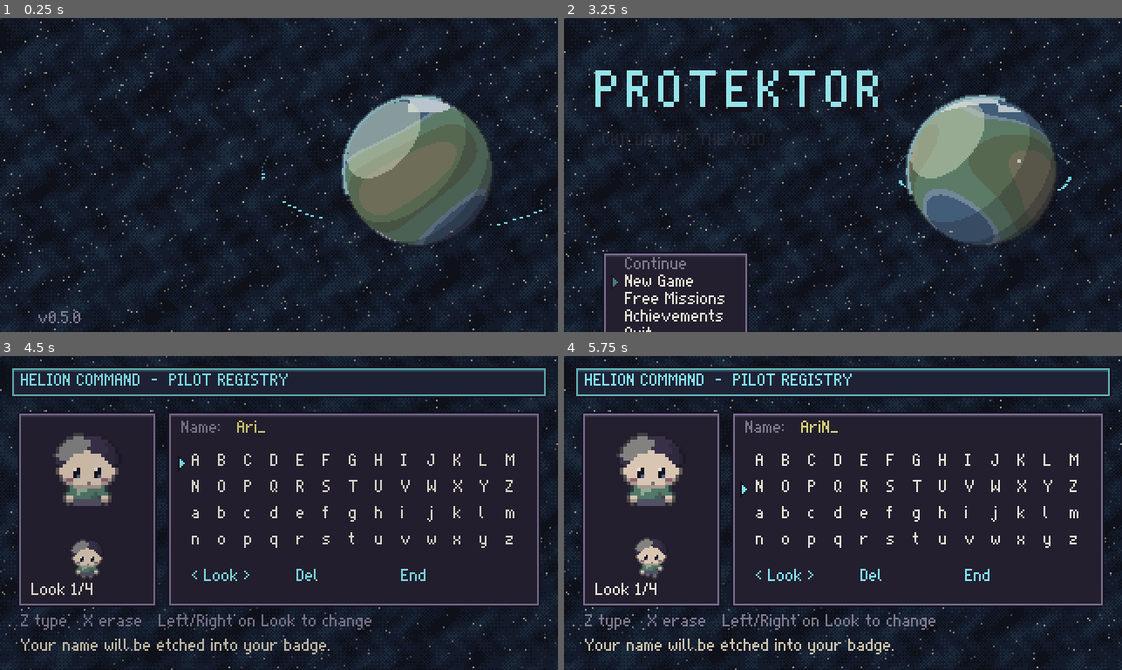
Above: before the commit, frames 1-4 (two rows, left to right).
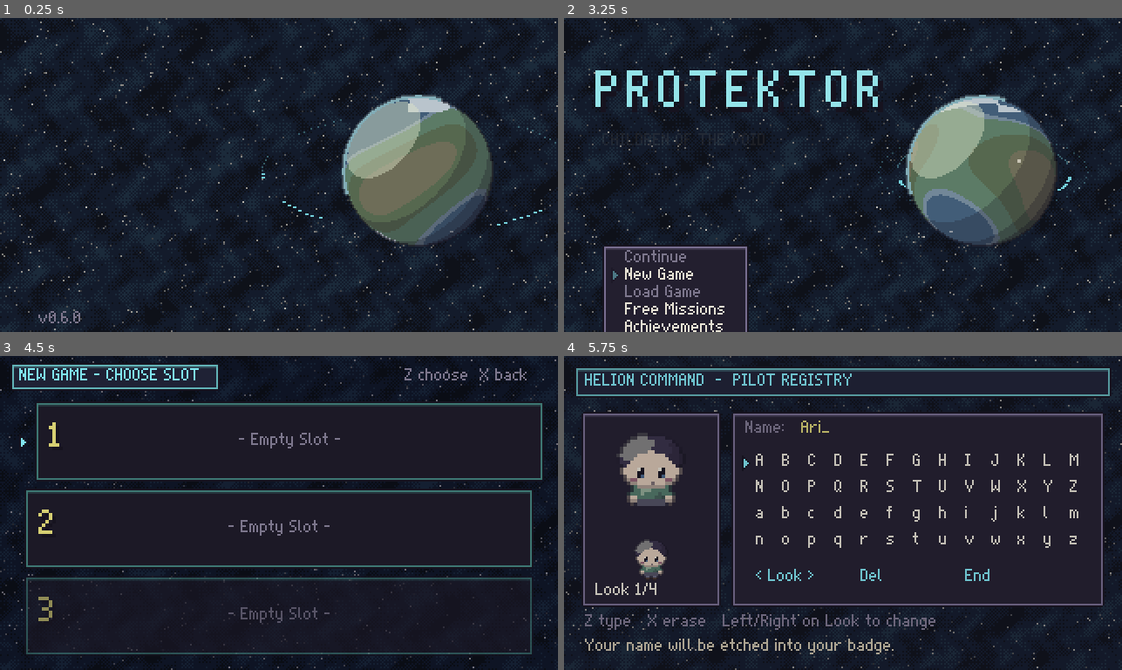
Above: after the commit, the same moments.

Repository: rodriguezric/protektor-jrpg
Game: Godot game, scene res://scenes/main.tscn
Two runs of this game, one before a commit and one after it. Both use one fixed random seed, a clock stepped at 60 frames per second and the inputs below.
Inputs (mouse positions are in pixels of both pictures, inside the frame that each line leads up to):
- Up to frame 1 (0.25 s): no input
- Up to frame 2 (3.25 s): tap Enter at 0.5 s; move the mouse to (965, 159) at 0.52 s; hold Right (right) 0.53-1.25 s; hold Z (accept) 0.53-1.25 s; click (965, 159) at 0.67 s; tap Space at 0.77 s; tap Shift (run) at 0.8, 2.3 s; drag from (731, 190) to (815, 237) at 1.27 s; move the mouse to (898, 105) at 2.02 s; hold Right (right) 2.03-2.75 s; hold Z (accept) 2.03-2.75 s; drag from (815, 237) to (675, 127) at 2.77 s
- Up to frame 3 (4.5 s): move the mouse to (446, 560) at 3.52 s; hold Left (left) 3.53-4.25 s; hold Shift (run) 3.53-4.25 s; tap Enter at 3.6 s; tap Space at 3.77 s; tap X (cancel) at 4.15 s; drag from (111, 465) to (195, 434) at 4.27 s
- Up to frame 4 (5.75 s): move the mouse to (870, 513) at 5.02 s; hold Down (down) from 5.03 s (still down); hold Shift (run) from 5.03 s (still down); tap J at 5.1 s; click (870, 513) at 5.17 s

The runs differ from the first frame. In frame 1, less than 0.1% of the frame differs, in the area x 10-13%, y 93-97%; in frame 2, 2.0%; in frame 3, 17%, in the area x 0-100%, y 1-100%; in frame 4, 5.0%.

Commit message:
feature_save_slots

Diff:
--- a/project.godot
+++ b/project.godot
@@ -4,7 +4,7 @@
 [application]
 
 config/name="Protektor: Children of the Void"
-config/version="0.5.0"
+config/version="0.6.0"
 run/main_scene="res://scenes/main.tscn"
 config/features=PackedStringArray("4.6")
 run/flush_stdout_on_print=true
--- a/scripts/game.gd
+++ b/scripts/game.gd
@@ -2,7 +2,11 @@
 ## Game state autoload: the pilot, story choices and Protektor's progression rules
 ## (ported from MissionProgress: unlocks, relationships, Midas, endings).
 
-const SAVE_PATH := "user://protektor_jrpg_save.json"
+## Three save slots hold playthroughs; the profile holds what carries over
+## between them (planet unlocks, Protektor upgrades, Free Missions, endings).
+const SLOTS := 3
+const LEGACY_SAVE_PATH := "user://protektor_jrpg_save.json"
+const PROFILE_PATH := "user://protektor_profile.json"
 const PILOTS := ["hiro", "pala", "midas"]
 const LEVELS := 3
 const FAILURE_ENDING_COUNT := 3
@@ -18,6 +22,9 @@
 var games_completed := 0
 var history: Array = []
 var chapter := "prologue"
+var slot := 1
+## Carried between playthroughs. story.upgrades/specials/weapons point into it.
+var profile := {}
 var rng := RandomNumberGenerator.new()
 ## Set by ./run_mission: nothing is written to the save file.
 var testing := false
@@ -29,6 +36,8 @@
 
 func _ready() -> void:
 	rng.randomize()
+	_migrate_legacy_save()
+	load_profile()
 	new_game()
 	load_achievements()
 
@@ -41,11 +50,32 @@
 		"missions_failed": 0, "home_unavailable": false, "pala_unavailable": false, "pala_escape_chosen": false,
 		"story_ending_requested": false, "interval_used": false, "interval_count": 0, "last_mission": "",
 		"terminal_seen": false, "deployments": 0,
-		"credits": 0, "upgrades": {"cooldown": 0, "armor": 0}, "medicine": 0,
-		"specials": [], "weapons": ["basic"], "weapon": "basic", "training": {"block": 0, "shoot": 0, "combo": 0},
+		"credits": 0, "medicine": 0, "training": {"block": 0, "shoot": 0, "combo": 0},
+		"stripped": false, "bought": false,
 	}
 	chapter = "prologue"
-	unlocked = ["terra_virex"]
+	_link_profile()
+
+
+func _link_profile() -> void:
+	## Upgrades live in the profile; the story just points at them, so a
+	## purchase in any playthrough carries into the next.
+	if profile.is_empty():
+		profile = _default_profile()
+	story.upgrades = profile.upgrades
+	story.specials = profile.specials
+	story.weapons = profile.weapons
+	story.weapon = profile.weapon
+	unlocked = profile.unlocked
+	seen = profile.unlocked
+	arcade = profile.arcade
+	history = profile.history
+	games_completed = int(profile.games_completed)
+
+
+func _default_profile() -> Dictionary:
+	return {"unlocked": ["terra_virex"], "upgrades": {"cooldown": 0, "armor": 0}, "specials": [], "weapons": ["basic"],
+		"weapon": "basic", "arcade": {}, "history": [], "games_completed": 0}
 
 
 # ------------------------------------------------------------------ pilot ---
@@ -242,9 +272,12 @@
 func complete_story(ending: String) -> void:
 	history.append({"ending": ending, "missions": completed_count(), "failed": story.missions_failed, "at": int(Time.get_unix_time_from_system())})
 	games_completed += 1
+	profile.games_completed = games_completed
 	chapter = "done"
 	save()
-	if not bool(story.get("bought", false)):
+	var lo := loadout()
+	var bare: bool = int(lo.cooldown) == 0 and int(lo.armor) == 0 and lo.weapon == "basic" and not lo.missile and not lo.ext_shield
+	if bare and not bool(story.get("bought", false)):
 		achv_stats.clean_endings = int(achv_stats.get("clean_endings", 0)) + 1
 	save_achievements()
 	Achievements.check()
@@ -282,12 +315,22 @@
 
 
 func equipped_weapon() -> String:
+	if bool(story.get("stripped", false)):
+		return "basic"
 	var w := str(story.get("weapon", "basic"))
 	return w if has_weapon(w) else "basic"
 
 
+func set_weapon(w: String) -> void:
+	story.weapon = w
+	profile.weapon = w
+	save()
+
+
 func loadout() -> Dictionary:
 	## What the Protektor takes into a deployment.
+	if bool(story.get("stripped", false)):
+		return {"cooldown": 0, "armor": 0, "weapon": "basic", "missile": false, "ext_shield": false}
 	return {"cooldown": upgrade_level("cooldown"), "armor": upgrade_level("armor"), "weapon": equipped_weapon(),
 		"missile": has_special("missile"), "ext_shield": has_special("ext_shield")}
 
@@ -346,61 +389,151 @@
 
 # ------------------------------------------------------------------- save ---
 
+func slot_path(n: int) -> String:
+	return "user://protektor_slot_%d.json" % n
+
+
 func save() -> void:
+	## Autosaves the active slot and the shared profile.
 	if testing:
 		return
-	var data := {"player_name": player_name, "look": look, "vars": vars, "story": story, "unlocked": unlocked,
-		"arcade": arcade, "seen": seen, "games_completed": games_completed, "history": history, "chapter": chapter}
-	var f := FileAccess.open(SAVE_PATH, FileAccess.WRITE)
+	profile.weapon = story.get("weapon", "basic")
+	var data := {"player_name": player_name, "look": look, "vars": vars, "story": story, "chapter": chapter,
+		"saved_at": int(Time.get_unix_time_from_system())}
+	var f := FileAccess.open(slot_path(slot), FileAccess.WRITE)
 	if f:
 		f.store_string(JSON.stringify(data))
-
-
-func has_save() -> bool:
-	if not FileAccess.file_exists(SAVE_PATH):
-		return false
-	var d = _read()
-	return d is Dictionary and str(d.get("chapter", "")) not in ["", "done", "prologue"]
-
-
-func has_any_save() -> bool:
-	return FileAccess.file_exists(SAVE_PATH)
-
-
-func _read():
-	var f := FileAccess.open(SAVE_PATH, FileAccess.READ)
+	save_profile()
+
+
+func save_profile() -> void:
+	if testing:
+		return
+	var f := FileAccess.open(PROFILE_PATH, FileAccess.WRITE)
+	if f:
+		f.store_string(JSON.stringify(profile))
+
+
+func load_profile() -> void:
+	profile = _default_profile()
+	var d = _read(PROFILE_PATH)
+	if d is Dictionary:
+		for k in d:
+			profile[k] = d[k]
+	if not profile.unlocked.has("terra_virex"):
+		profile.unlocked.push_front("terra_virex")
+	if not profile.weapons.has("basic"):
+		profile.weapons.push_front("basic")
+	for k in ["cooldown", "armor"]:
+		profile.upgrades[k] = int(profile.upgrades.get(k, 0))
+
+
+func _read(path: String):
+	if not FileAccess.file_exists(path):
+		return null
+	var f := FileAccess.open(path, FileAccess.READ)
 	if f == null:
 		return null
 	return JSON.parse_string(f.get_as_text())
 
 
-func load_save() -> bool:
-	var d = _read()
+func slot_info(n: int) -> Dictionary:
+	## A summary for the slot picker, or {} if the slot is empty.
+	var d = _read(slot_path(n))
+	if not (d is Dictionary):
+		return {}
+	var st: Dictionary = d.get("story", {})
+	var done := 0
+	for v in st.get("completed_levels", {}).values():
+		done += int(v)
+	return {"name": str(d.get("player_name", "?")), "look": int(d.get("look", 0)), "chapter": str(d.get("chapter", "prologue")),
+		"missions": done, "credits": int(st.get("credits", 0)), "saved_at": int(d.get("saved_at", 0)), "stripped": bool(st.get("stripped", false))}
+
+
+func most_recent_slot() -> int:
+	var best := 0
+	var best_t := -1
+	for n in range(1, SLOTS + 1):
+		var info := slot_info(n)
+		if info.is_empty() or info.chapter == "done":
+			continue
+		if int(info.saved_at) > best_t:
+			best_t = int(info.saved_at)
+			best = n
+	return best
+
+
+func has_save() -> bool:
+	return most_recent_slot() > 0
+
+
+func has_any_save() -> bool:
+	for n in range(1, SLOTS + 1):
+		if not slot_info(n).is_empty():
+			return true
+	return false
+
+
+func load_slot(n: int) -> bool:
+	var d = _read(slot_path(n))
 	if not (d is Dictionary):
 		return false
+	slot = n
 	new_game()
 	player_name = str(d.get("player_name", "Ari"))
 	look = int(d.get("look", 0))
 	vars = d.get("vars", {})
 	var st: Dictionary = d.get("story", {})
 	for k in st:
+		if k in ["upgrades", "specials", "weapons"]:
+			continue
 		story[k] = st[k]
 	for k in ["hiro", "pala", "midas"]:
 		story.relationships[k] = int(story.relationships.get(k, 0))
-	unlocked = d.get("unlocked", ["terra_virex"])
-	arcade = d.get("arcade", {})
-	seen = d.get("seen", ["terra_virex"])
-	games_completed = int(d.get("games_completed", 0))
-	history = d.get("history", [])
 	chapter = str(d.get("chapter", "prologue"))
+	_link_profile()
+	story.weapon = str(st.get("weapon", profile.weapon))
 	return true
 
 
+func start_new_game(n: int, stripped: bool) -> void:
+	slot = n
+	new_game()
+	story.stripped = stripped
+
+
 func load_meta_only() -> void:
-	## Keeps cross-playthrough data (arcade unlocks, endings seen) for a new game.
-	var d = _read()
-	if d is Dictionary:
-		arcade = d.get("arcade", {})
-		seen = d.get("seen", ["terra_virex"])
-		games_completed = int(d.get("games_completed", 0))
-		history = d.get("history", [])
+	## Free Missions and the title use the profile only.
+	load_profile()
+	new_game()
+
+
+func _migrate_legacy_save() -> void:
+	## Saves from before slots become Slot 1, and seed the profile.
+	if not FileAccess.file_exists(LEGACY_SAVE_PATH) or FileAccess.file_exists(PROFILE_PATH):
+		return
+	var d = _read(LEGACY_SAVE_PATH)
+	if not (d is Dictionary):
+		return
+	var st: Dictionary = d.get("story", {})
+	var pr := _default_profile()
+	pr.unlocked = d.get("unlocked", ["terra_virex"])
+	for p in d.get("seen", []):
+		if not pr.unlocked.has(p):
+			pr.unlocked.append(p)
+	pr.arcade = d.get("arcade", {})
+	pr.history = d.get("history", [])
+	pr.games_completed = int(d.get("games_completed", 0))
+	pr.upgrades = st.get("upgrades", pr.upgrades)
+	pr.specials = st.get("specials", [])
+	pr.weapons = st.get("weapons", ["basic"])
+	pr.weapon = str(st.get("weapon", "basic"))
+	var f := FileAccess.open(PROFILE_PATH, FileAccess.WRITE)
+	if f:
+		f.store_string(JSON.stringify(pr))
+	if not FileAccess.file_exists(slot_path(1)):
+		d["saved_at"] = int(Time.get_unix_time_from_system())
+		var g := FileAccess.open(slot_path(1), FileAccess.WRITE)
+		if g:
+			g.store_string(JSON.stringify(d))
+	DirAccess.rename_absolute(ProjectSettings.globalize_path(LEGACY_SAVE_PATH), ProjectSettings.globalize_path(LEGACY_SAVE_PATH + ".migrated"))
--- a/scripts/main.gd
+++ b/scripts/main.gd
@@ -177,11 +177,24 @@
     match choice:
         "new":
             Game.load_meta_only()
-            Game.new_game()
+            var n := await pick_slot("new")
+            if n == 0:
+                title()
+                return
+            Game.start_new_game(n, _new_stripped)
             await name_entry()
             story.begin("prologue")
         "continue":
-            Game.load_save()
+            Game.load_slot(Game.most_recent_slot())
+            story.begin(Game.chapter)
+        "load":
+            Game.load_meta_only()
+            var n := await pick_slot("load")
+            if n == 0:
+                title()
+                return
+            Game.load_slot(n)
+            await fade_out(0.3)
             story.begin(Game.chapter)
         "arcade":
             Game.load_meta_only()
@@ -194,6 +207,38 @@
             await fade_out(0.4)
             a.queue_free()
             title()
+
+
+var _new_stripped := false
+
+
+func pick_slot(mode: String) -> int:
+    ## Slot picker. For a new game, an occupied slot asks before it's overwritten.
+    var s := SlotScreen.new()
+    s.setup(mode)
+    cine_layer.add_child(s)
+    await fade_in(0.3)
+    var n := 0
+    while true:
+        n = await s.run()
+        if n == 0 or mode == "load" or Game.slot_info(n).is_empty():
+            break
+        var c: int = await dialog.ask("Slot %d already holds %s. Overwrite it?" % [n, Game.slot_info(n).name], ["Keep it", "Overwrite"], "", {"sys": true, "voice": "system"})
+        if c == 1:
+            break
+    _new_stripped = false
+    if mode == "new" and n > 0 and _profile_has_upgrades():
+        var c2: int = await dialog.ask("Your Protektor remembers its upgrades. Bring them into this playthrough?",
+            ["Keep my upgrades", "Start stripped"], "", {"sys": true, "voice": "system"})
+        _new_stripped = c2 == 1
+    await fade_out(0.3)
+    s.queue_free()
+    return n
+
+
+func _profile_has_upgrades() -> bool:
+    var p: Dictionary = Game.profile
+    return int(p.upgrades.get("cooldown", 0)) + int(p.upgrades.get("armor", 0)) > 0 or not p.specials.is_empty() or p.weapons.size() > 1
 
 
 func name_entry() -> void:
--- a/scripts/pilot_status.gd
+++ b/scripts/pilot_status.gd
@@ -92,9 +92,16 @@
 
 
 func run() -> String:
-	var m := Menu.make(self, ["Close", "Controls", "Title"], Vector2(6, 6), Vector2(70, 37))
+	var m := Menu.make(self, ["Close", "Save", "Controls", "Title"], Vector2(6, 6), Vector2(70, 47))
 	while true:
 		var r := await m.ask()
+		if r == 1:
+			Game.save()
+			Sfx.play("chime", 1.2, -6.0)
+			await Game.main.dialog.say(["Saved to Slot %d." % Game.slot, "Loading resumes from your last checkpoint: the start of this chapter, or the Commons between missions."], "", {"sys": true, "voice": "system"})
+			continue
+		if r >= 2:
+			r -= 1
 		if r == 1:
 			await Game.main.dialog.say(["Arrows/WASD walk. Shift runs. Z talks, examines and confirms. X opens this menu.",
 				"In a deployment, turn with the arrows, WASD, the mouse or a stick. Z, Space or left-click fires the beam from your FRONT.",
--- /dev/null
+++ b/scripts/slot_screen.gd
@@ -0,0 +1,139 @@
+class_name SlotScreen
+extends Control
+## Pick one of the three save slots. mode "load" only allows slots you can
+## resume; mode "new" allows any, and the title asks before overwriting.
+## run() returns the slot number, or 0 when cancelled.
+
+const CHAPTERS := {"prologue": "Prologue: Home", "academy": "Chapter 1: The Academy", "briefing": "Chapter 2: First Deployment",
+	"hub": "Chapter 2: The Commons", "done": "Story complete"}
+
+var mode := "load"
+var sel := 0
+var t := 0.0
+var cards: Array = []
+var infos: Array = []
+var cursor: TextureRect
+
+
+func setup(p_mode: String) -> void:
+	mode = p_mode
+	set_anchors_preset(Control.PRESET_FULL_RECT)
+	var bg := TextureRect.new()
+	bg.texture = Art.space(320, 180, "green_planet")
+	bg.modulate = Color(0.75, 0.75, 0.85)
+	add_child(bg)
+	var tb := Art.make_box("sys_box")
+	tb.position = Vector2(6, 4)
+	tb.size = Vector2(120, 16)
+	add_child(tb)
+	var tl := Art.label("NEW GAME - CHOOSE SLOT" if mode == "new" else "LOAD GAME", Pal.SYNC)
+	tl.position = Vector2(5, 3)
+	tb.add_child(tl)
+	var help := Art.label("Z choose  X back", Pal.TEXT_DIM)
+	help.position = Vector2(232, 7)
+	add_child(help)
+	for n in range(1, Game.SLOTS + 1):
+		var info := Game.slot_info(n)
+		infos.append(info)
+		var card := _card(n, info)
+		card.position = Vector2(14, 26 + (n - 1) * 50)
+		add_child(card)
+		cards.append(card)
+		card.modulate.a = 0.0
+		card.create_tween().tween_property(card, "modulate:a", 1.0, 0.2).set_delay(0.08 * n)
+	cursor = TextureRect.new()
+	cursor.texture = Art.ui("cursor")
+	add_child(cursor)
+	sel = maxi(0, Game.most_recent_slot() - 1) if mode == "load" else 0
+	if mode == "load" and not _usable(sel):
+		for i in Game.SLOTS:
+			if _usable(i):
+				sel = i
+				break
+
+
+func _usable(i: int) -> bool:
+	if mode == "new":
+		return true
+	var info: Dictionary = infos[i]
+	return not info.is_empty() and info.chapter != "done"
+
+
+func _card(n: int, info: Dictionary) -> Control:
+	var c := Control.new()
+	c.size = Vector2(292, 46)
+	var box := Art.make_box("box" if not info.is_empty() else "bar_box")
+	box.size = c.size
+	c.add_child(box)
+	var num := Art.shadow_label("%d" % n, Pal.LEMON, 2)
+	num.position = Vector2(8, 12)
+	c.add_child(num)
+	if info.is_empty():
+		var e := Art.label("- Empty Slot -", Pal.TEXT_DIM)
+		e.position = Vector2(146 - Art.text_width(e.text) / 2.0, 18)
+		c.add_child(e)
+		return c
+	var spec: Dictionary = Data.LOOKS[clampi(int(info.look), 0, Data.LOOKS.size() - 1)].duplicate()
+	spec.merge({"id": "slot%d" % n, "top": Pal.ROSE.lerp(Pal.SLATE, 0.35), "hood": true, "hoodc": Pal.ROSE.lerp(Pal.SLATE, 0.2),
+		"jacket": Data.JACKET, "bottom": Pal.INK2, "badge": info.chapter != "prologue", "variant": "slot"})
+	var pic := TextureRect.new()
+	pic.texture = Art.portrait(spec, "", false, false, 2)
+	pic.position = Vector2(28, -1)
+	c.add_child(pic)
+	var nm := Art.label(info.name, Pal.TEXT)
+	nm.position = Vector2(80, 4)
+	c.add_child(nm)
+	var ch := Art.label(CHAPTERS.get(info.chapter, info.chapter), Pal.SYNC)
+	ch.position = Vector2(80, 16)
+	c.add_child(ch)
+	var stats := "Missions %d   Credits %d" % [info.missions, info.credits]
+	if info.stripped:
+		stats += "   STRIPPED"
+	var st := Art.label(stats, Pal.TEXT_DIM)
+	st.position = Vector2(80, 28)
+	c.add_child(st)
+	if int(info.saved_at) > 0:
+		var dt := Time.get_datetime_dict_from_unix_time(int(info.saved_at))
+		var when := Art.label("%04d-%02d-%02d %02d:%02d" % [dt.year, dt.month, dt.day, dt.hour, dt.minute], Pal.TEXT_DIM)
+		when.position = Vector2(284 - Art.text_width(when.text), 4)
+		c.add_child(when)
+	if not _usable(n - 1):
+		c.modulate = Color(0.6, 0.6, 0.7)
+	return c
+
+
+func _process(delta: float) -> void:
+	t += delta
+	for i in cards.size():
+		var c: Control = cards[i]
+		var target_x := 14.0 + (6.0 if i == sel else 0.0)
+		c.position.x = lerpf(c.position.x, target_x, minf(1.0, delta * 14.0))
+	var cc: Control = cards[sel]
+	cursor.position = Vector2(cc.position.x - 9 - (1 if fmod(t, 0.5) < 0.25 else 0), cc.position.y + 19)
+
+
+func run() -> int:
+	await get_tree().process_frame
+	while true:
+		await get_tree().process_frame
+		var old := sel
+		if Input.is_action_just_pressed("down"):
+			sel = (sel + 1) % Game.SLOTS
+		elif Input.is_action_just_pressed("up"):
+			sel = (sel - 1 + Game.SLOTS) % Game.SLOTS
+		elif Input.is_action_just_pressed("cancel"):
+			Sfx.play("cancel")
+			return 0
+		elif Input.is_action_just_pressed("accept"):
+			if not _usable(sel):
+				Sfx.play("miss")
+				continue
+			Sfx.play("confirm")
+			var c: Control = cards[sel]
+			c.pivot_offset = c.size / 2.0
+			c.scale = Vector2(1.04, 1.04)
+			create_tween().tween_property(c, "scale", Vector2.ONE, 0.15)
+			return sel + 1
+		if old != sel:
+			Sfx.play("blip")
+	return 0
--- a/scripts/title_screen.gd
+++ b/scripts/title_screen.gd
@@ -85,6 +85,7 @@
 	var has := Game.has_save()
 	opts.append({"text": "Continue", "enabled": has})
 	opts.append("New Game")
+	opts.append({"text": "Load Game", "enabled": Game.has_any_save()})
 	opts.append("Free Missions")
 	opts.append("Achievements")
 	opts.append("Quit")
@@ -93,10 +94,10 @@
 	menu.index = 0 if has else 1
 	menu.set_entries(opts)
 	var mt := create_tween()
-	mt.tween_property(menu, "position:y", 92.0, 0.35).set_trans(Tween.TRANS_BACK).set_ease(Tween.EASE_OUT)
+	mt.tween_property(menu, "position:y", 84.0, 0.35).set_trans(Tween.TRANS_BACK).set_ease(Tween.EASE_OUT)
 	await mt.finished
 	var keys := Art.label("Arrows move  Z ok  X back  Shift run", Pal.TEXT_DIM)
-	keys.position = Vector2(22, 150)
+	keys.position = Vector2(22, 156)
 	add_child(keys)
 	while true:
 		var r := await menu.ask()
@@ -106,9 +107,11 @@
 			1:
 				return "new"
 			2:
+				return "load"
+			3:
 				return "arcade"
-			3:
+			4:
 				return "achievements"
-			4:
+			5:
 				get_tree().quit()
 	return "new"
--- a/scripts/workshop.gd
+++ b/scripts/workshop.gd
@@ -215,6 +215,10 @@
 
 func run() -> void:
 	Sfx.play("beep", 0.9, -6.0)
+	if bool(Game.story.get("stripped", false)):
+		var note := Art.label("STRIPPED PLAYTHROUGH: upgrades stay offline in deployments.", Pal.BLOOD.lerp(Pal.WHITE, 0.3))
+		note.position = Vector2(6, 168)
+		add_child(note)
 	rows = _build_rows()
 	menu = Menu.make(self, _entries(), Vector2(6, 24), Vector2(186, rows.size() * 10 + 7))
 	menu.moved.connect(_describe)
@@ -259,14 +263,12 @@
 				_bought(where, "INSTALLED")
 		"weapon":
 			if r.owned:
-				Game.story.weapon = r.id
-				Game.save()
+				Game.set_weapon(r.id)
 				Sfx.play("plate", 1.2, -6.0)
 				_burst(where, Pal.SYNC)
 			elif Game.spend(r.cost):
 				Game.story.weapons.append(r.id)
-				Game.story.weapon = r.id
-				Game.save()
+				Game.set_weapon(r.id)
 				_bought(where, "EQUIPPED")
 
 
--- a/tools/autotest.gd
+++ b/tools/autotest.gd
@@ -550,6 +550,61 @@
 					break
 			print("achieved: ", Game.achieved.keys(), " stats: ", Game.achv_stats)
 			get_tree().quit()
+		"slots":
+			auto_talk = false
+			print("after migration: slot1=", Game.slot_info(1), " profile unlocked=", Game.profile.unlocked, " upgrades=", Game.profile.upgrades, " weapons=", Game.profile.weapons)
+			main.title()
+			await wait(5.0)
+			await tap("down", 0.4)
+			await shot("slots_title")
+			await tap("accept", 1.2)
+			await shot("slots_new")
+			await tap("down", 0.3)
+			await tap("accept", 1.5)
+			await shot("slots_keep")
+			await tap("accept", 0.3)
+			await tap("accept", 1.5)
+			for k in 4:
+				await tap("down", 0.1)
+			await tap("right", 0.1)
+			await tap("right", 0.1)
+			await tap("accept", 2.0)
+			auto_talk = true
+			await wait(4.0)
+			print("slot2 after new game=", Game.slot_info(2), " active slot=", Game.slot, " loadout=", Game.loadout())
+			auto_talk = false
+			main.dialog.close()
+			for c in main.cine_layer.get_children():
+				c.queue_free()
+			if main.world:
+				main.world.queue_free()
+				main.world = null
+			var s2 := SlotScreen.new()
+			s2.setup("load")
+			main.cine_layer.add_child(s2)
+			main.fade_rect.color.a = 0.0
+			await wait(1.0)
+			await shot("slots_load")
+			get_tree().quit()
+		"slotlogic":
+			auto_talk = true
+			Game.player_name = "Kai"
+			Game.start_new_game(2, false)
+			main.story.begin("prologue")
+			await wait(2.0)
+			print("A slot2=", Game.slot_info(2))
+			# buy an upgrade in slot 2: it should carry over to every slot
+			Game.story.specials.append("missile")
+			Game.save()
+			Game.start_new_game(3, true)
+			Game.player_name = "Rin"
+			Game.save()
+			print("B stripped slot3 loadout=", Game.loadout(), " info=", Game.slot_info(3))
+			Game.load_slot(1)
+			print("C slot1 chapter=", Game.chapter, " name=", Game.player_name, " credits=", Game.credits(), " loadout=", Game.loadout())
+			Game.load_profile()
+			print("D profile specials=", Game.profile.specials, " unlocked=", Game.profile.unlocked, " most recent=", Game.most_recent_slot())
+			get_tree().quit()
 		"walkcheck":
 			main.load_map(Maps.hall(), Vector2i(5, 9), 1)
 			var w = main.world
Not shown, added: scripts/slot_screen.gd.uid
